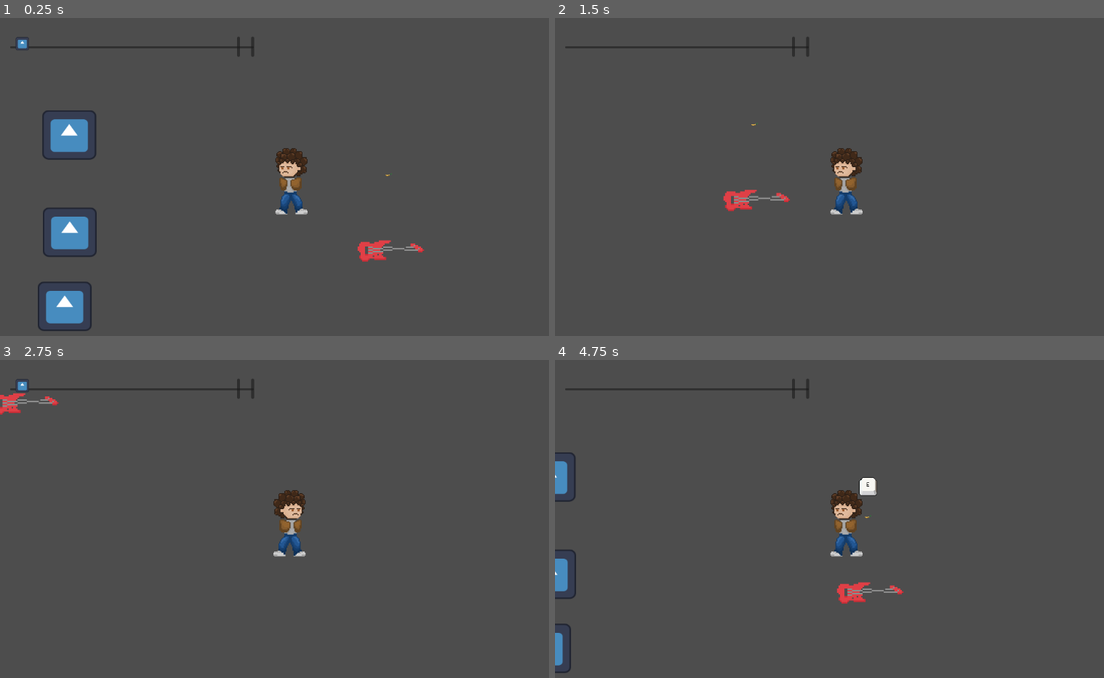
Above: before the commit, frames 1-4 (two rows, left to right).
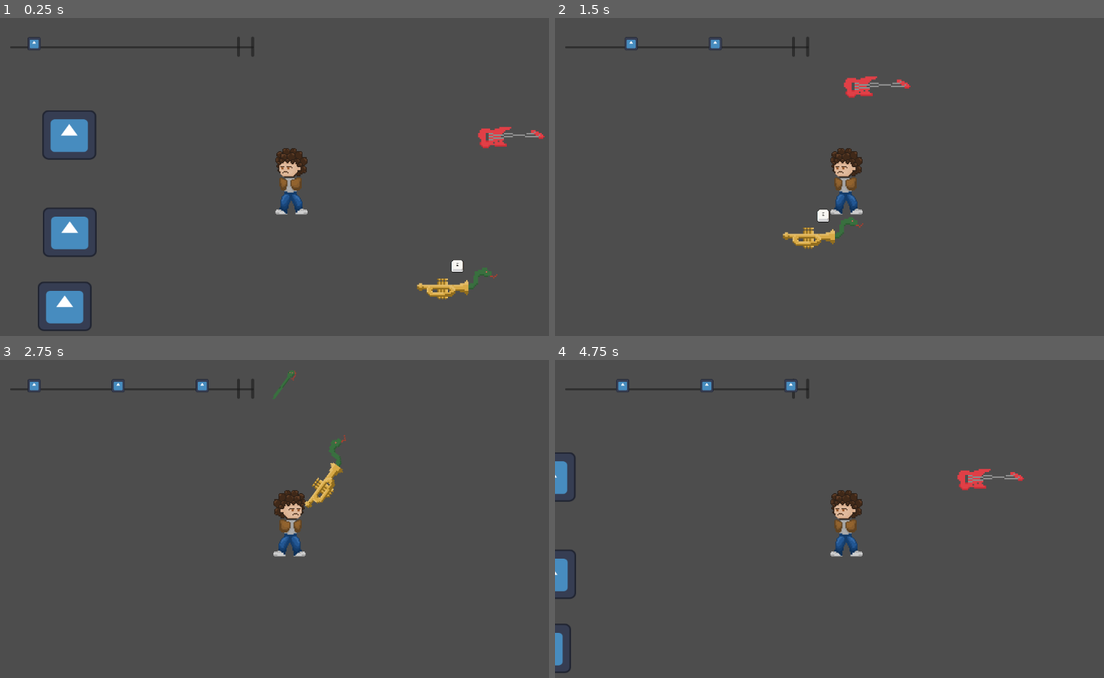
Above: after the commit, the same moments.

Repository: ArnoBidet/Beat-Bounty-Tape-Odyssey
Game: Godot game, scene res://main_scene.tscn
Two runs of this game, one before a commit and one after it. Both use one fixed random seed, a clock stepped at 60 frames per second and the inputs below. The engine's default icon, where the game draws it, is replaced by a stand-in: a white triangle on a blue panel in a dark square.
Inputs (mouse positions are in pixels of both pictures, inside the frame that each line leads up to):
- Up to frame 1 (0.25 s): no input
- Up to frame 2 (1.5 s): move the mouse to (972, 164) at 0.52 s; press the mouse at (972, 164) at 0.53 s; hold D (right) 0.53-1.28 s; tap F at 0.8, 1.35 s; move the mouse to (730, 199) at 1.27 s; release the mouse at (730, 199) at 1.28 s; hold S (down) from 1.28 s (still down); click (730, 199) at 1.42 s
- Up to frame 3 (2.75 s): tap E at 1.55 s; move the mouse to (345, 452) at 2.02 s; release S (down) at 2.03 s; hold D (right) from 2.03 s (still down); hold E from 2.03 s (still down); click (345, 452) at 2.3 s
- Up to frame 4 (4.75 s): move the mouse to (818, 588) at 2.77 s; release D (right) at 2.78 s; release E at 2.78 s; hold W (up) 2.78-3.53 s; click (818, 588) at 2.85 s; tap F at 3.05 s; move the mouse to (1021, 573) at 3.52 s; hold F 3.53-4.28 s; hold A (left) from 3.53 s (still down); click (1021, 573) at 3.67 s; tap E at 3.8, 4.35 s; move the mouse to (670, 474) at 4.27 s; click (670, 474) at 4.55 s

The runs differ from the first frame. In frame 1, 1.4% of the frame differs, in the area x 2-100%, y 5-89%; in frame 2, 1.4%, in the area x 12-65%, y 5-73%; in frame 3, 1.0%; in frame 4, 1.1%.

Commit message:
feat(weapon): allow working weapon switch

Diff:
--- a/characters/player.gd
+++ b/characters/player.gd
@@ -1,34 +1,22 @@
 extends CharacterBody2D
+
+class_name Player
 
 signal weapon_switched(prev_index, new_index)
 signal weapon_picked_up(weapon_texture)
 signal weapon_droped(index)
-signal HasShot()
 @export var speed: int = 500
 
-var bullet = preload("res://weapons/bullet.tscn")
-var canShoot = false
 
 var weapon_inventory = []
 var equipped_weapon_index: int = 0
-var current_weapon: Node2D
+var current_weapon: Weapon
 @onready var weapons: Node2D = get_node("Weapons")
 
 func _ready() -> void:
 	if weapons.get_child(0) != null:
 		emit_signal("weapon_picked_up", weapons.get_child(0).get_texture())
 
-
-func shoot():
-	var bullet_instance = bullet.instantiate()
-	get_parent().add_child(bullet_instance)
-	bullet_instance.rotation = $Weapon.rotation + PI/2
-
-	bullet_instance.global_position = $Weapon/Muzzle.global_position
-
-
-func Canshoot():
-	canShoot = not canShoot
 
 func _physics_process(_delta):
 	var target_position = get_global_mouse_position()
@@ -46,10 +34,6 @@
 
 
 func _unhandled_input(event):
-	if event.is_action_pressed("click") :
-		if canShoot :
-			shoot()
-		HasShot.emit()
 	if event is InputEventMouseButton :
 		var emb : InputEventMouseButton = event
 		if emb.is_pressed() :
@@ -60,27 +44,32 @@
 
 
 
-
-func _on_hud_can_shoot(state):
-	canShoot = state
-
 # WEAPON RELATED
 func switch_weapon(direction: int) -> void:
-	if current_weapon == null : return
-	var prev_index: int = current_weapon.get_index()
+	if weapons.get_child_count() == 0 : return
+
+	var prev_index: int = 0
 	var index: int = prev_index
-	if direction == MOUSE_BUTTON_WHEEL_UP:
-		index -= 1
+
+	if current_weapon != null :
+		prev_index = current_weapon.get_index()
+		index = prev_index
+		current_weapon.hide()
+
+		current_weapon.equip(false)
+		if direction == MOUSE_BUTTON_WHEEL_UP:
+			index += 1
+		else:
+			index -= 1
+
+		if index > weapons.get_child_count() - 1:
+				index = 0
 		if index < 0:
 			index = weapons.get_child_count() - 1
-	else:
-		index += 1
-		if index > weapons.get_child_count() - 1:
-			index = 0
 
-	current_weapon.hide()
 	current_weapon = weapons.get_child(index)
 	current_weapon.show()
+	current_weapon.equip(true)
 
 	emit_signal("weapon_switched", prev_index, index)
 
@@ -93,18 +82,14 @@
 	weapon.set_deferred("position", Vector2(0,0))
 	weapon.set_deferred("offset", Vector2(250,0))
 	weapon.set_deferred("z_index", 200)
-	weapon.get_node("weapon_outlet").set_deferred("scale",Vector2(10,10))
-
-
-
-	if current_weapon != null:
-		current_weapon.hide()
-		# current_weapon.cancel_attack()
-	current_weapon = weapon
-
+	call_deferred("switch_weapon",MOUSE_BUTTON_WHEEL_DOWN)
+	call_deferred("_set_up_new_weapon")
 	emit_signal("weapon_picked_up", weapon.get_texture())
 	emit_signal("weapon_switched", equipped_weapon_index, new_index)
 
+func _set_up_new_weapon():
+	var hud : HUD = get_node("HUD")
+	hud.CanShoot.connect(current_weapon._on_can_shoot)
 
 func _drop_weapon() -> void:
 	weapon_inventory.remove_at(current_weapon.get_index() - 1)
@@ -114,10 +99,7 @@
 	emit_signal("weapon_droped", weapon_to_drop.get_index())
 
 	weapons.call_deferred("remove_child", weapon_to_drop)
-	get_parent().call_deferred("add_child", weapon_to_drop)
+	get_tree().call_deferred("add_child", weapon_to_drop)
 	weapon_to_drop.set_owner(get_parent())
 	await weapon_to_drop.tree_entered
 	weapon_to_drop.show()
-
-	var throw_dir: Vector2 = (get_global_mouse_position() - position).normalized()
-	weapon_to_drop.interpolate_pos(position, position + throw_dir * 50)
--- a/characters/player.tscn
+++ b/characters/player.tscn
@@ -17,23 +17,22 @@
 
 [node name="player" type="CharacterBody2D"]
 position = Vector2(605, 305)
-scale = Vector2(0.2, 0.2)
 motion_mode = 1
 script = ExtResource("1_7w5xx")
 
 [node name="HUD" parent="." instance=ExtResource("4_ej4ep")]
 
 [node name="AnimatedSprite2D" type="AnimatedSprite2D" parent="."]
+scale = Vector2(0.2, 0.2)
 sprite_frames = SubResource("SpriteFrames_eenlq")
 
 [node name="CollisionPolygon2D" type="CollisionPolygon2D" parent="."]
 visible = false
+scale = Vector2(0.2, 0.2)
 polygon = PackedVector2Array(170, 328, -151, 326, -39, 121, -87, -36, 122, -34, 82, 120)
 
 [node name="Camera2D" type="Camera2D" parent="."]
 visible = false
+scale = Vector2(0.2, 0.2)
 
 [node name="Weapons" type="Node2D" parent="."]
-
-[connection signal="HasShot" from="." to="HUD" method="_on_player_has_shot"]
-[connection signal="CanShoot" from="HUD" to="." method="_on_hud_can_shoot"]
--- a/hud/HUD.gd
+++ b/hud/HUD.gd
@@ -1,5 +1,6 @@
 extends CanvasLayer
-signal CanShoot()
+class_name HUD
+signal CanShoot(bool)
 var n = 0
 var group_note = []
 
@@ -11,13 +12,19 @@
 	n+=1
 
 
-func _on_player_has_shot():
+func _on_weapon_has_shot():
+	removeLast()
+
+func removeLast():
 	if group_note != null and group_note.size() > 0 :
 		group_note[group_note.size()-1].queue_free()
 		group_note.remove_at(group_note.size()-1)
 
 
-func _on_note_end_trail_area_entered(area):
-	if group_note != null and group_note.size() > 0 :
-		group_note[group_note.size()-1].queue_free()
-		group_note.remove_at(group_note.size()-1)
+func _on_note_strike_zone_area_entered(_area):
+	CanShoot.emit(true)
+
+
+func _on_note_strike_zone_area_exited(_area):
+	CanShoot.emit(false)
+	removeLast()
--- a/hud/HUD.tscn
+++ b/hud/HUD.tscn
@@ -3,7 +3,7 @@
 [ext_resource type="Script" path="res://hud/HUD.gd" id="1_jrooq"]
 
 [sub_resource type="RectangleShape2D" id="RectangleShape2D_6arfg"]
-size = Vector2(20, 34)
+size = Vector2(28, 34)
 
 [node name="HUD" type="CanvasLayer"]
 script = ExtResource("1_jrooq")
@@ -26,19 +26,11 @@
 offset_right = 504.0
 offset_bottom = 77.0
 
-[node name="NoteEndTrail" type="Area2D" parent="."]
-position = Vector2(31, 0)
+[node name="NoteStrikeZone" type="Area2D" parent="."]
 
-[node name="CollisionShape2D" type="CollisionShape2D" parent="NoteEndTrail"]
-position = Vector2(483, 58)
+[node name="CollisionShape2D" type="CollisionShape2D" parent="NoteStrikeZone"]
+position = Vector2(487, 58)
 shape = SubResource("RectangleShape2D_6arfg")
 
-[node name="Area2D" type="Area2D" parent="."]
-
-[node name="CollisionShape2D" type="CollisionShape2D" parent="Area2D"]
-position = Vector2(483, 58)
-shape = SubResource("RectangleShape2D_6arfg")
-
-[connection signal="area_entered" from="NoteEndTrail" to="." method="_on_note_end_trail_area_entered"]
-[connection signal="area_entered" from="Area2D" to="." method="_on_area_2d_area_entered"]
-[connection signal="area_exited" from="Area2D" to="." method="_on_area_2d_area_exited"]
+[connection signal="area_entered" from="NoteStrikeZone" to="." method="_on_note_strike_zone_area_entered"]
+[connection signal="area_exited" from="NoteStrikeZone" to="." method="_on_note_strike_zone_area_exited"]
--- /dev/null
+++ b/hud/Inventory.tscn
@@ -0,0 +1,13 @@
+[gd_scene format=3 uid="uid://cbktwrajhpou5"]
+
+[node name="Inventory" type="Node2D"]
+
+[node name="HBoxContainer" type="HBoxContainer" parent="."]
+offset_right = 40.0
+offset_bottom = 40.0
+
+[node name="PanelContainer2" type="PanelContainer" parent="HBoxContainer"]
+layout_mode = 2
+
+[node name="PanelContainer" type="PanelContainer" parent="HBoxContainer"]
+layout_mode = 2
--- a/hud/note.gd
+++ b/hud/note.gd
@@ -1,8 +1,7 @@
 extends Area2D
 signal CanShoot(state)
-var player = load("res://characters/player.gd").new()
 
-var speed = 100  # vitesse de déplacement de la note
+var speed = 200  # vitesse de déplacement de la note
 var score = 0   # score du joueur
 
 func _ready():
--- a/main_scene.tscn
+++ b/main_scene.tscn
@@ -21,9 +21,7 @@
 position = Vector2(76, 520)
 
 [node name="guitare" parent="." instance=ExtResource("3_cjmqx")]
-position = Vector2(770, 453)
-scale = Vector2(3, 3)
+position = Vector2(1009, 228)
 
 [node name="snake_trumpet" parent="." instance=ExtResource("4_loiu4")]
-position = Vector2(766, 302)
-scale = Vector2(3, 3)
+position = Vector2(902, 518)
--- a/weapons/Bullet.gd
+++ b/weapons/Bullet.gd
@@ -1,9 +1,9 @@
 extends Area2D
 
-@export var speed : int = 100
+@export var speed : int = 500
 
 func _physics_process(delta):
-	position -= global_transform.y * speed * delta
+	global_position -= global_transform.y * speed * delta
 
 func _on_Bullet_body_entered(body):
 	body.queue_free()
--- a/weapons/guitare.tscn
+++ b/weapons/guitare.tscn
@@ -1,20 +1,25 @@
-[gd_scene load_steps=3 format=3 uid="uid://oforttkyiauf"]
+[gd_scene load_steps=5 format=3 uid="uid://oforttkyiauf"]
 
 [ext_resource type="PackedScene" uid="uid://bvousdofgurdn" path="res://weapons/weapon.tscn" id="1_xunvw"]
+[ext_resource type="Script" path="res://weapons/range_weapon.gd" id="2_8ngm0"]
 [ext_resource type="Texture2D" uid="uid://qu1a5h3om4xd" path="res://assets/guitare_good.png" id="2_hgcee"]
+[ext_resource type="PackedScene" uid="uid://bqd4kojjl0cjl" path="res://weapons/guitare_bullet.tscn" id="3_lq3m6"]
 
 [node name="guitare" instance=ExtResource("1_xunvw")]
+script = ExtResource("2_8ngm0")
+bullet = ExtResource("3_lq3m6")
 
 [node name="pick_up" parent="." index="0"]
 visible = false
 
 [node name="weapon_outlet" parent="." index="1"]
 texture_filter = 1
+scale = Vector2(3, 3)
 texture = ExtResource("2_hgcee")
 region_rect = Rect2(0.404366, 0.0259361, 43.6472, 17.2967)
 
 [node name="player_detector" parent="." index="2"]
-visible = false
+scale = Vector2(3, 3)
 
 [node name="weapon_grab_radius" parent="player_detector" index="0"]
 position = Vector2(-21, -9)
--- /dev/null
+++ b/weapons/guitare_bullet.tscn
@@ -0,0 +1,23 @@
+[gd_scene load_steps=4 format=3 uid="uid://bqd4kojjl0cjl"]
+
+[ext_resource type="Script" path="res://weapons/bullet.gd" id="1_ag8o4"]
+[ext_resource type="Texture2D" uid="uid://ft4s4b3sj60p" path="res://assets/guitare_bullet.png" id="2_sb0b7"]
+
+[sub_resource type="CapsuleShape2D" id="CapsuleShape2D_gtwqd"]
+radius = 1.75
+height = 4.25
+
+[node name="Area2D_Bullet" type="Area2D"]
+script = ExtResource("1_ag8o4")
+
+[node name="CollisionShape2D" type="CollisionShape2D" parent="."]
+rotation = 1.5708
+scale = Vector2(3, 3)
+shape = SubResource("CapsuleShape2D_gtwqd")
+
+[node name="Sprite2D" type="Sprite2D" parent="."]
+texture_filter = 1
+position = Vector2(-8.9407e-08, 1.49012e-08)
+rotation = -1.5708
+scale = Vector2(3, 3)
+texture = ExtResource("2_sb0b7")
--- /dev/null
+++ b/weapons/range_weapon.gd
@@ -0,0 +1,27 @@
+extends Weapon
+
+class_name RangeWeapon
+
+@export var bullet : PackedScene
+
+# Called when the node enters the scene tree for the first time.
+func _ready():
+	pass # Replace with function body.
+
+
+# Called every frame. 'delta' is the elapsed time since the previous frame.
+func _process(_delta):
+	pass
+
+func shoot():
+	var bullet_instance = bullet.instantiate()
+	get_tree().get_root().add_child(bullet_instance)
+	bullet_instance.rotation = self.rotation + PI/2
+	bullet_instance.global_position = self.global_position
+
+
+func _unhandled_input(event):
+	if event.is_action_pressed("click") :
+		if canShoot && equiped :
+			shoot()
+		HasShot.emit()
--- a/weapons/bullet.tscn
+++ b/weapons/snake_bullet.tscn
@@ -1,22 +1,22 @@
 [gd_scene load_steps=4 format=3 uid="uid://c2tfnfrf1tfn2"]
 
-[ext_resource type="Script" path="res://weapons/Bullet.gd" id="1_y7edw"]
-[ext_resource type="Texture2D" uid="uid://dahf77eh55tsn" path="res://assets/snake.png" id="2_rt5iu"]
+[ext_resource type="Script" path="res://weapons/bullet.gd" id="1_fw3qo"]
+[ext_resource type="Texture2D" uid="uid://dahf77eh55tsn" path="res://assets/snake.png" id="2_2jkpb"]
 
 [sub_resource type="CapsuleShape2D" id="CapsuleShape2D_gtwqd"]
-radius = 1.5
-height = 6.0
+radius = 27.5
+height = 366.733
 
 [node name="Area2D_Bullet" type="Area2D"]
-scale = Vector2(8, 8)
-script = ExtResource("1_y7edw")
+script = ExtResource("1_fw3qo")
 
 [node name="CollisionShape2D" type="CollisionShape2D" parent="."]
 position = Vector2(-0.5, -4.36667)
+scale = Vector2(0.2, 0.2)
 shape = SubResource("CapsuleShape2D_gtwqd")
 
 [node name="Sprite2D" type="Sprite2D" parent="."]
 position = Vector2(-8.9407e-08, 1.49012e-08)
 rotation = -1.5708
-scale = Vector2(0.04, 0.04)
-texture = ExtResource("2_rt5iu")
+scale = Vector2(0.2, 0.2)
+texture = ExtResource("2_2jkpb")
--- a/weapons/snake_trumpet.tscn
+++ b/weapons/snake_trumpet.tscn
@@ -1,21 +1,23 @@
-[gd_scene load_steps=3 format=3 uid="uid://d1rjjl1ds4gmh"]
+[gd_scene load_steps=5 format=3 uid="uid://d1rjjl1ds4gmh"]
 
 [ext_resource type="PackedScene" uid="uid://bvousdofgurdn" path="res://weapons/weapon.tscn" id="1_x2xyt"]
 [ext_resource type="Texture2D" uid="uid://bfqqabsl30cmv" path="res://assets/trumpet_with_snake.png" id="2_add3q"]
+[ext_resource type="Script" path="res://weapons/range_weapon.gd" id="2_dep4i"]
+[ext_resource type="PackedScene" uid="uid://c2tfnfrf1tfn2" path="res://weapons/snake_bullet.tscn" id="3_dydm8"]
 
 [node name="snake_trumpet" instance=ExtResource("1_x2xyt")]
-
-[node name="pick_up" parent="." index="0"]
-visible = false
+script = ExtResource("2_dep4i")
+bullet = ExtResource("3_dydm8")
 
 [node name="weapon_outlet" parent="." index="1"]
 texture_filter = 1
-scale = Vector2(0.09, 0.09)
+scale = Vector2(3, 3)
 texture = ExtResource("2_add3q")
 region_rect = Rect2(47.2164, 15.3988, 542.742, 220.64)
 
 [node name="player_detector" parent="." index="2"]
 visible = false
+scale = Vector2(3, 3)
 
 [node name="weapon_grab_radius" parent="player_detector" index="0"]
 position = Vector2(-25, -9)
--- a/weapons/weapon.gd
+++ b/weapons/weapon.gd
@@ -1,15 +1,18 @@
 extends Node2D
 
 class_name Weapon
+signal HasShot()
 
 @export var on_floor: bool = true
-var player_near: bool = false
-var body: PhysicsBody2D
-var body_position : Vector2
-
 @onready var player_detector: Area2D = get_node("player_detector")
 @onready var pick_up: Sprite2D = get_node("pick_up")
 
+
+var canShoot: bool  = false
+var equiped: bool  = false
+var player_near: bool = false
+var body: Player
+var body_position : Vector2
 var init_scale = scale
 
 func _ready():
@@ -19,24 +22,26 @@
 	if (not on_floor) :
 		self.position=Vector2(0,0)
 		look_at(get_global_mouse_position())
-		self.position = Vector2(cos(deg_to_rad(global_rotation_degrees)), sin(deg_to_rad(global_rotation_degrees))) * 400
-		var look = get_global_mouse_position() - global_transform.origin
+		self.position = Vector2(cos(deg_to_rad(global_rotation_degrees)), sin(deg_to_rad(global_rotation_degrees))) * 125
 		if not( global_rotation_degrees <= 90 and global_rotation_degrees >= -90):
 			set_scale(Vector2(init_scale.x,-init_scale.y))
 		else :
 			set_scale(Vector2(init_scale.x,init_scale.y))
 
-func _process(_delta):
-	pass
 
-
-
-func _input(event):
+func _input(_event):
 	if Input.is_key_pressed(KEY_E) and player_near:
 		on_floor = false
 		player_near = false
 		pick_up.hide()
 		body.pick_up_weapon(self)
+	if Input.is_key_pressed(KEY_F) and !on_floor:
+		on_floor = true
+		player_near = true
+		pick_up.show()
+		body._drop_weapon()
+		print(body)
+		body = null
 
 func _on_player_detector_body_entered(_body):
 	if on_floor != false :
@@ -46,9 +51,17 @@
 		pick_up.show()
 
 func _on_player_detector_body_exited(_body):
-	pick_up.hide()
-	player_near = false
-	body = null
+	if on_floor:
+		pick_up.hide()
+		player_near = false
+		body = null
 
 func get_texture() -> Texture2D:
 	return get_node("weapon_outlet").texture
+
+
+func equip(equiped : bool) -> void:
+	self.equiped = equiped
+
+func _on_can_shoot(state):
+	canShoot = state
--- a/weapons/weapon.tscn
+++ b/weapons/weapon.tscn
@@ -8,8 +8,8 @@
 
 [node name="pick_up" type="Sprite2D" parent="."]
 texture_filter = 1
-position = Vector2(0, -20)
-scale = Vector2(0.1875, 0.1875)
+position = Vector2(0, -35)
+scale = Vector2(0.4, 0.4)
 texture = ExtResource("2_0n02l")
 
 [node name="weapon_outlet" type="Sprite2D" parent="."]
